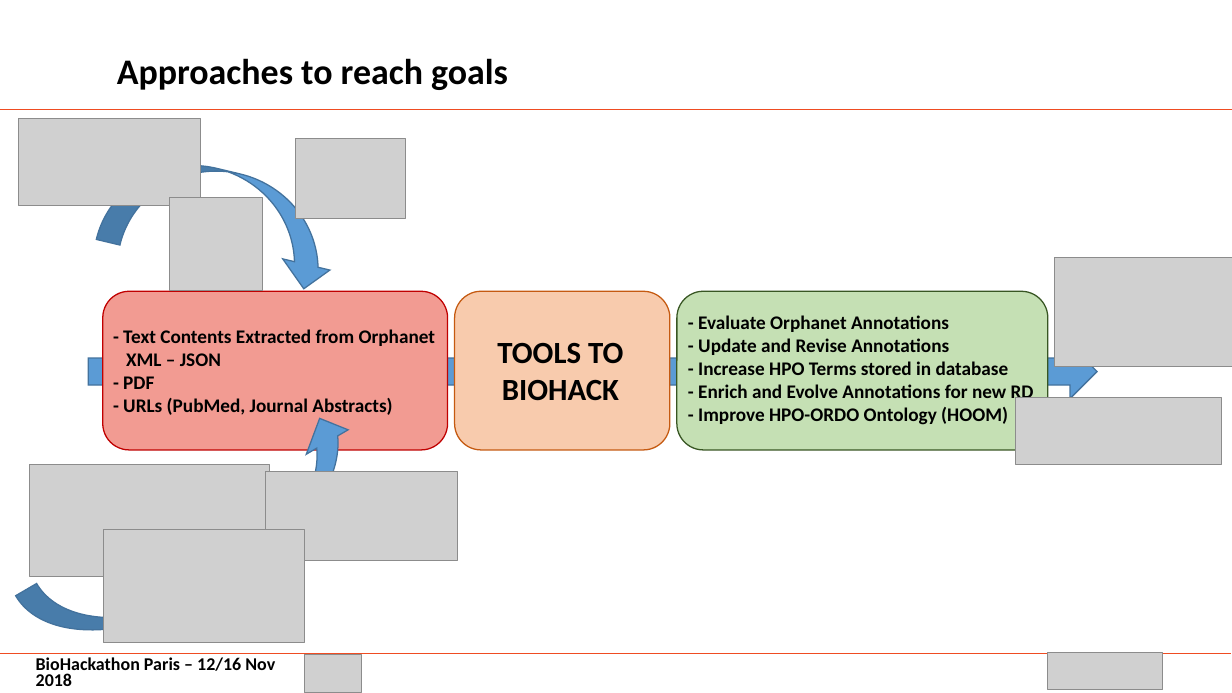
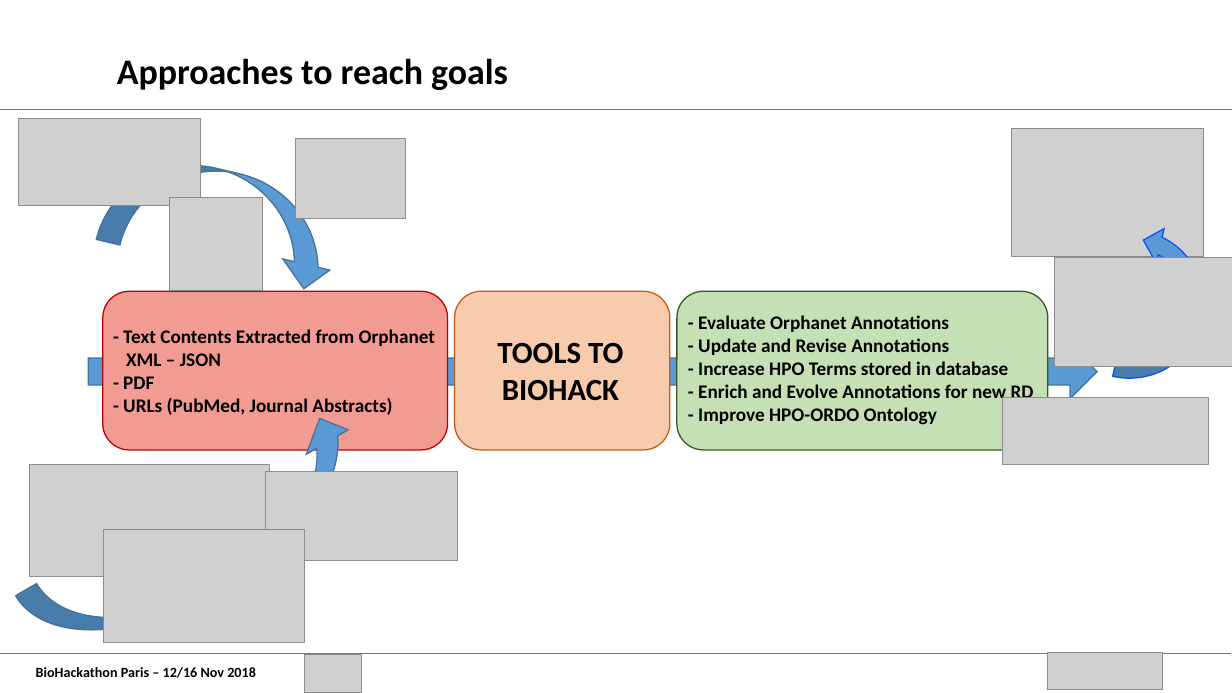
Before and after one commit to elixir-europe/BioHackathon, a slide deck: slide 6 of data/Improve Orphanet disease description knowledge by phenotypic automated recognition using scrapping toolkits/BH_Scrapping_David.pptx. Drawn at 1232x693 pixels with LibreOffice and Linux fonts; fonts in the diff are those of the drawing; grey boxes stand for pictures; background and template pictures are left out. Boxes give left, top, right and bottom in pixels: in the first picture for what was removed or moved away, otherwise in the second. Text is boxed around its words. In the diff, an @@ line names an element or a change of style, - is before the commit and + after.

```diff
--- a/data/Improve Orphanet disease description knowledge by phenotypic automated recognition using scrapping toolkits/BH_Scrapping_David.pptx
+++ b/data/Improve Orphanet disease description knowledge by phenotypic automated recognition using scrapping toolkits/BH_Scrapping_David.pptx
@@ picture added at (1011,128,1203,257) @@
@@ curved up arrow added at (1113,223,1217,392), fill #5B9BD5, outline #0C53F2 1 pt @@
@@ text at (698,407,937,425): text changed @@
-- Improve HPO-ORDO Ontology (HOOM)
+- Improve HPO-ORDO Ontology
@@ picture: place and size @@
-picture at (1017,398,1223,465)
+picture at (1003,398,1209,465)
@@ text "BioHackathon Paris – 12/16 Nov ..." at (36,667,256,678): size 14 to 11 pt @@
```
Also in this commit, not shown: 7 other slides changed.
